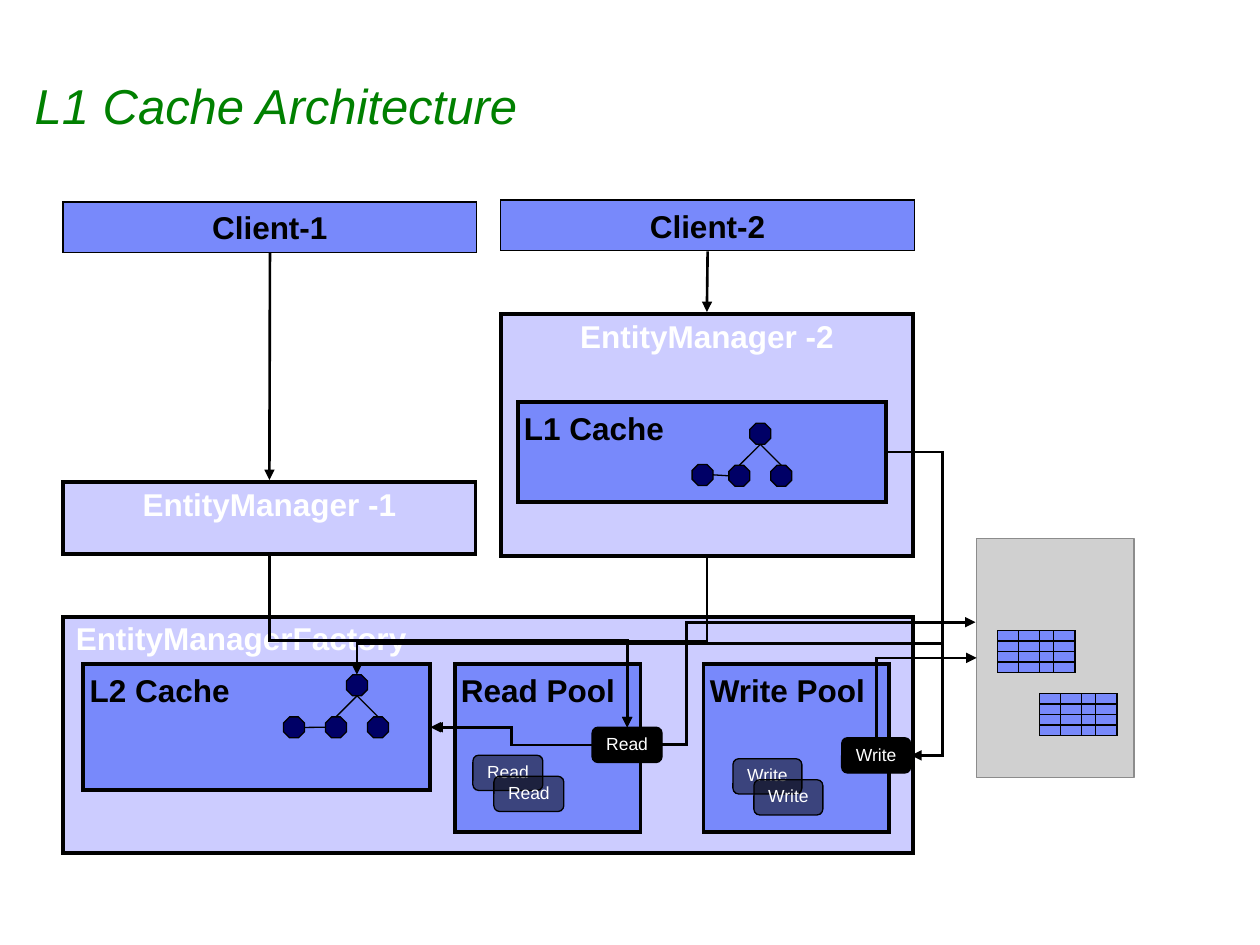
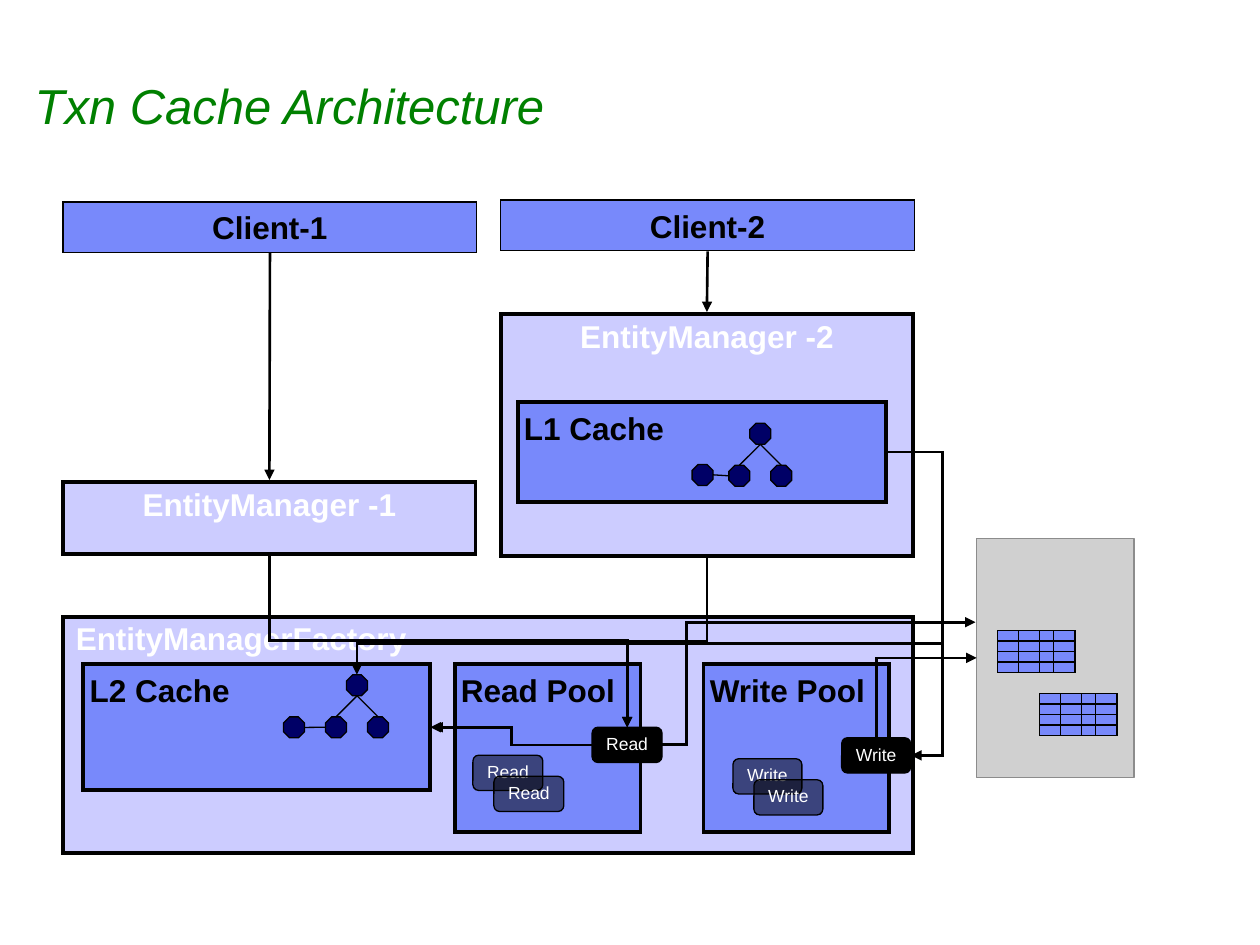
Before and after one commit to sabineheider/incubator, a slide deck: slide 5 of summit-2010/EclipseLink_Intro_Cache.ppt (slide 7 before the commit). Drawn at 1260x945 pixels with LibreOffice and Linux fonts; fonts in the diff are those of the drawing; grey boxes stand for pictures; background and template pictures are left out. Boxes give left, top, right and bottom in pixels: in the first picture for what was removed or moved away, otherwise in the second. Text is boxed around its words. In the diff, an @@ line names an element or a change of style, - is before the commit and + after.

```diff
--- a/summit-2010/EclipseLink_Intro_Cache.ppt
+++ b/summit-2010/EclipseLink_Intro_Cache.ppt
@@ title at [35, 88, 544, 125]: text changed @@
-L1 Cache Architecture
+Txn Cache Architecture
```
Also in this commit, not shown: 4 other slides changed, 6 slides added.
